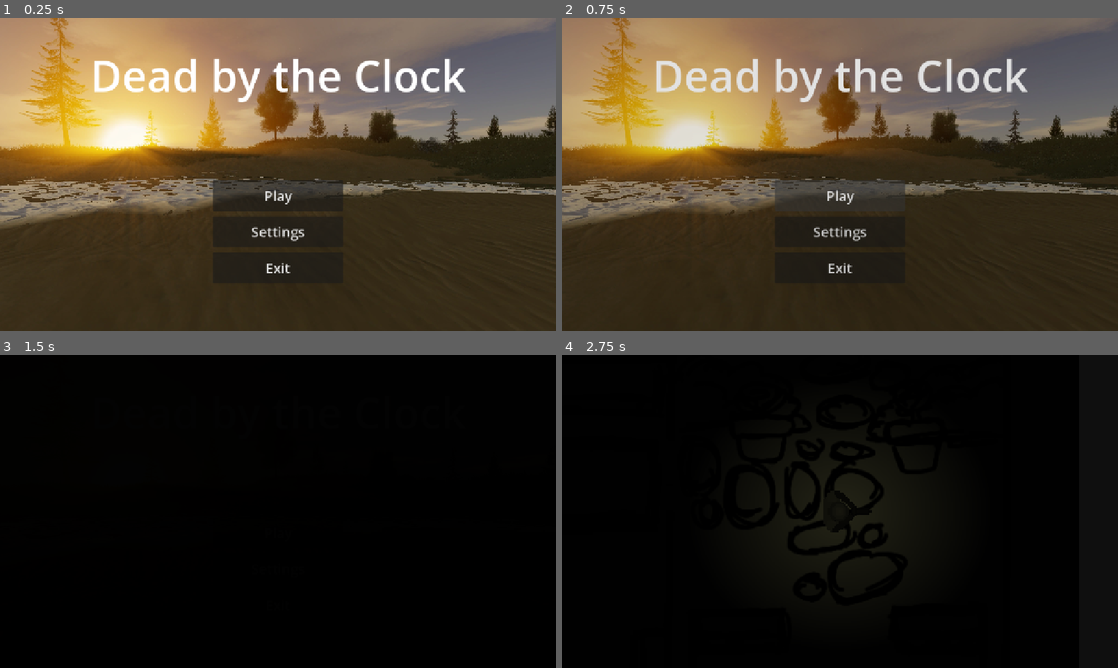
Above: before the commit, frames 1-4 (two rows, left to right).
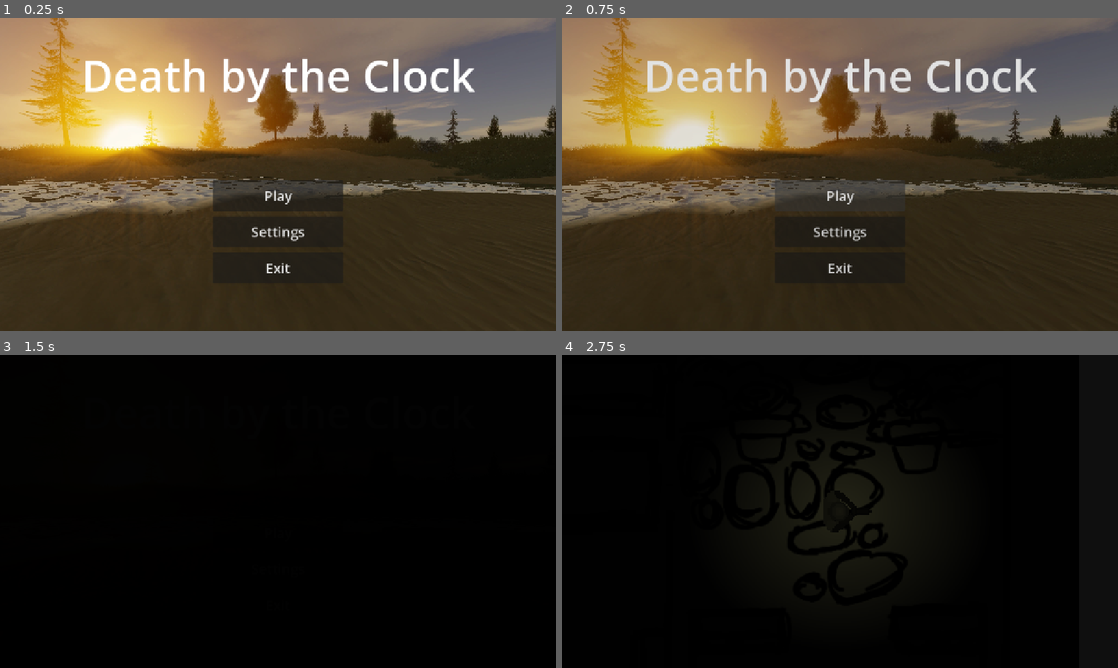
Above: after the commit, the same moments.

Repository: Akiostentar/Dead-by-the-Clock
Game: Godot game, scene res://Scenes/MainMenu.tscn
The game is run twice, just before and just after one commit, with the same random seed, the same clock (stepped at 60 frames per second) and the same inputs. Before the commit the project has no main scene; this scene is started directly in both runs. The engine's default icon, where the game draws it, is replaced by a stand-in: a white triangle on a blue panel in a dark square.
Inputs (mouse positions are in pixels of both pictures, inside the frame that each line leads up to):
- Up to frame 1 (0.25 s): no input
- Up to frame 2 (0.75 s): click "Play" at 0.5 s
- Up to frame 3 (1.5 s): click "Play" at 1.25 s
- Up to frame 4 (2.75 s): tap Enter at 2 s; move the mouse to (962, 495) at 2.02 s; press the mouse at (962, 495) at 2.03 s; hold D (move_right) from 2.03 s (still down)

The runs differ from the first frame. In frame 1, 4.1% of the frame differs, in the area x 15-86%, y 13-27%; in frame 2, 4.0%; in frame 3, less than 0.1%; in frame 4, nothing differs.

Commit message:
finalizing for first ship

Diff:
--- a/Scenes/Bullet.tscn
+++ b/Scenes/Bullet.tscn
@@ -9,7 +9,7 @@
 
 [node name="Bullet" type="Area2D" unique_id=1274408088]
 rotation = 1.5707964
-scale = Vector2(1.75, 1.75)
+scale = Vector2(1.5, 1.5)
 script = ExtResource("1_14k46")
 
 [node name="CollisionShape2D" type="CollisionShape2D" parent="." unique_id=640496283]
--- a/Scenes/MainMenu.tscn
+++ b/Scenes/MainMenu.tscn
@@ -90,7 +90,7 @@
 offset_bottom = -520.0
 grow_horizontal = 2
 grow_vertical = 2
-text = "Dead by the Clock"
+text = "Death by the Clock"
 label_settings = SubResource("LabelSettings_853f1")
 horizontal_alignment = 1
 
--- a/Scenes/Player.tscn
+++ b/Scenes/Player.tscn
@@ -74,5 +74,10 @@
 wait_time = 0.25
 one_shot = true
 
+[node name="Reload" type="Timer" parent="." unique_id=1967510049]
+one_shot = true
+
 [node name="AnimationPlayer" type="AnimationPlayer" parent="." unique_id=492929407]
 libraries/ = SubResource("AnimationLibrary_dewec")
+
+[connection signal="timeout" from="Reload" to="." method="_on_reload_timeout"]
--- a/Scripts/player.gd
+++ b/Scripts/player.gd
@@ -2,22 +2,28 @@
 class_name Player
 
 @export var speed: float = 125
-@export var max_bullets: int = 45
+@export var max_reserve_ammo: int = 45
+@export var mag_size: int = 12
 
 @onready var bullet_spawn: Marker2D = $"Bullet spawn"
 @onready var gun_direction: Marker2D = $"Gun Direction"
 @onready var attack_cooldown: Timer = $"Attack Cooldown"
+@onready var reload_time: Timer = $Reload
 @onready var animation_player: AnimationPlayer = $AnimationPlayer
 
 const BULLET = preload("uid://cg0gvc8pkicg3")
-var total_magazines
-var current_bullets
+
+#var current_ammo: int
+#var reserve_ammo: int
+#var can_fire: bool
+#var is_reloading: bool
 
 signal player_shot(bullet, spawn_position, direction)
 
-func _ready() -> void:
-	current_bullets = max_bullets
-	total_magazines = current_bullets/15
+
+#func _ready() -> void:
+	#current_ammo = mag_size
+	#reserve_ammo = max_reserve_ammo
 
 
 func _process(_delta: float) -> void:
@@ -40,6 +46,34 @@
 			shoot()
 
 func shoot():
+	#if not can_fire or is_reloading:
+		#return
+	#if current_ammo <= 0:
+		#reload()
+		#return
+	#current_ammo -= 1
+	#can_fire = false
+	#
+	attack_cooldown.start()
+
 	var bullet_instance = BULLET.instantiate()
 	var direction = (gun_direction.global_position - bullet_spawn.global_position).normalized()
 	emit_signal("player_shot", bullet_instance, bullet_spawn.global_position, direction)
+
+	await attack_cooldown.timeout
+	#can_fire = true
+
+
+#func reload():
+	#if is_reloading or current_ammo == mag_size or reserve_ammo:
+		#return
+	#is_reloading = true
+	#reload_time.start()
+
+#func _on_reload_timeout() -> void:
+	#var ammo_needed = mag_size - current_ammo
+	#var ammo_to_load = min(ammo_needed, reserve_ammo)
+	#
+	#current_ammo += ammo_to_load
+	#reserve_ammo -= ammo_to_load
+	#is_reloading = false
--- a/project.godot
+++ b/project.godot
@@ -11,6 +11,7 @@
 [application]
 
 config/name="Dead by the Clock"
+run/main_scene="uid://c5jk21tundspx"
 config/features=PackedStringArray("4.7", "GL Compatibility")
 config/icon="res://icon.svg"
 
Not shown, added: export_presets.cfg
